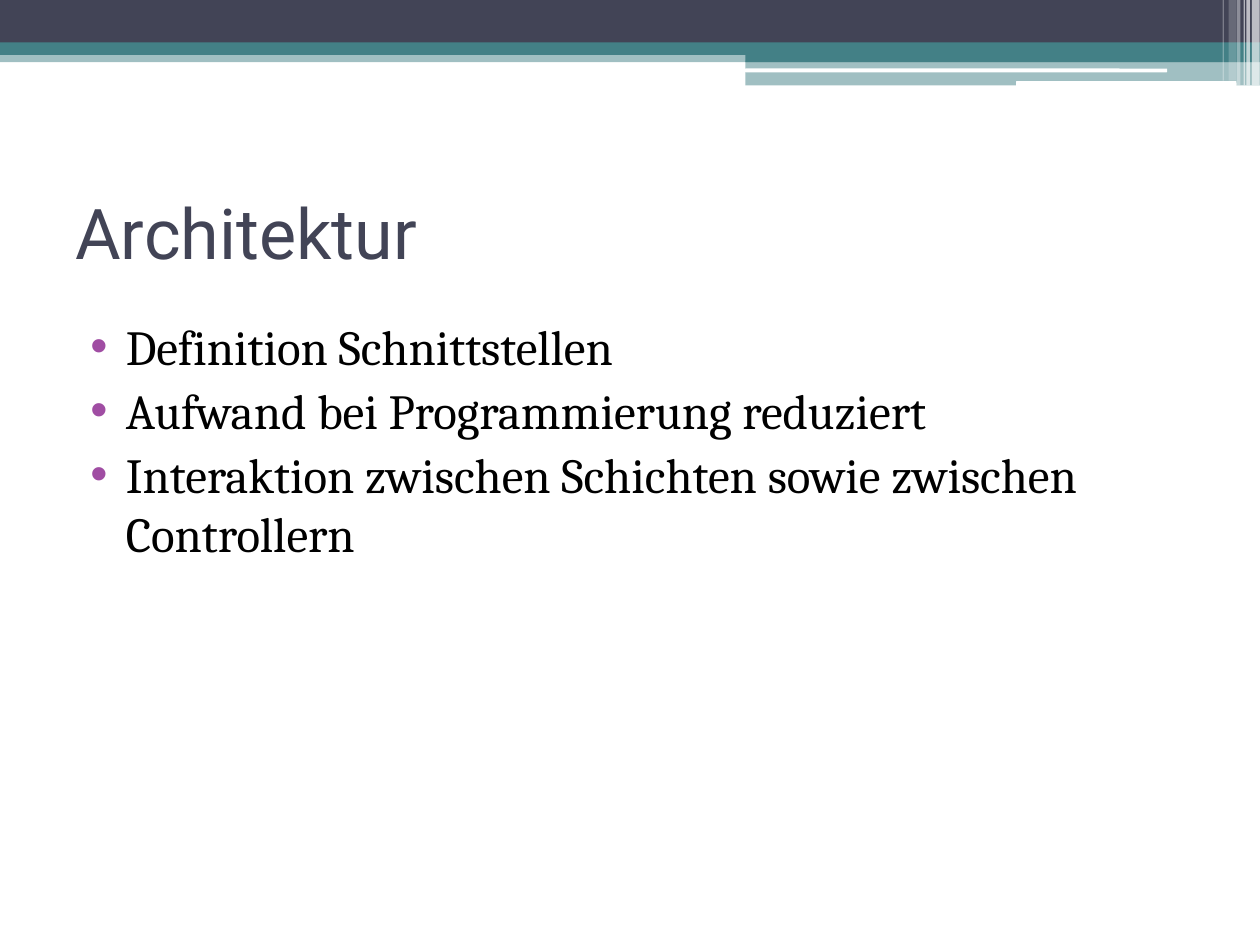
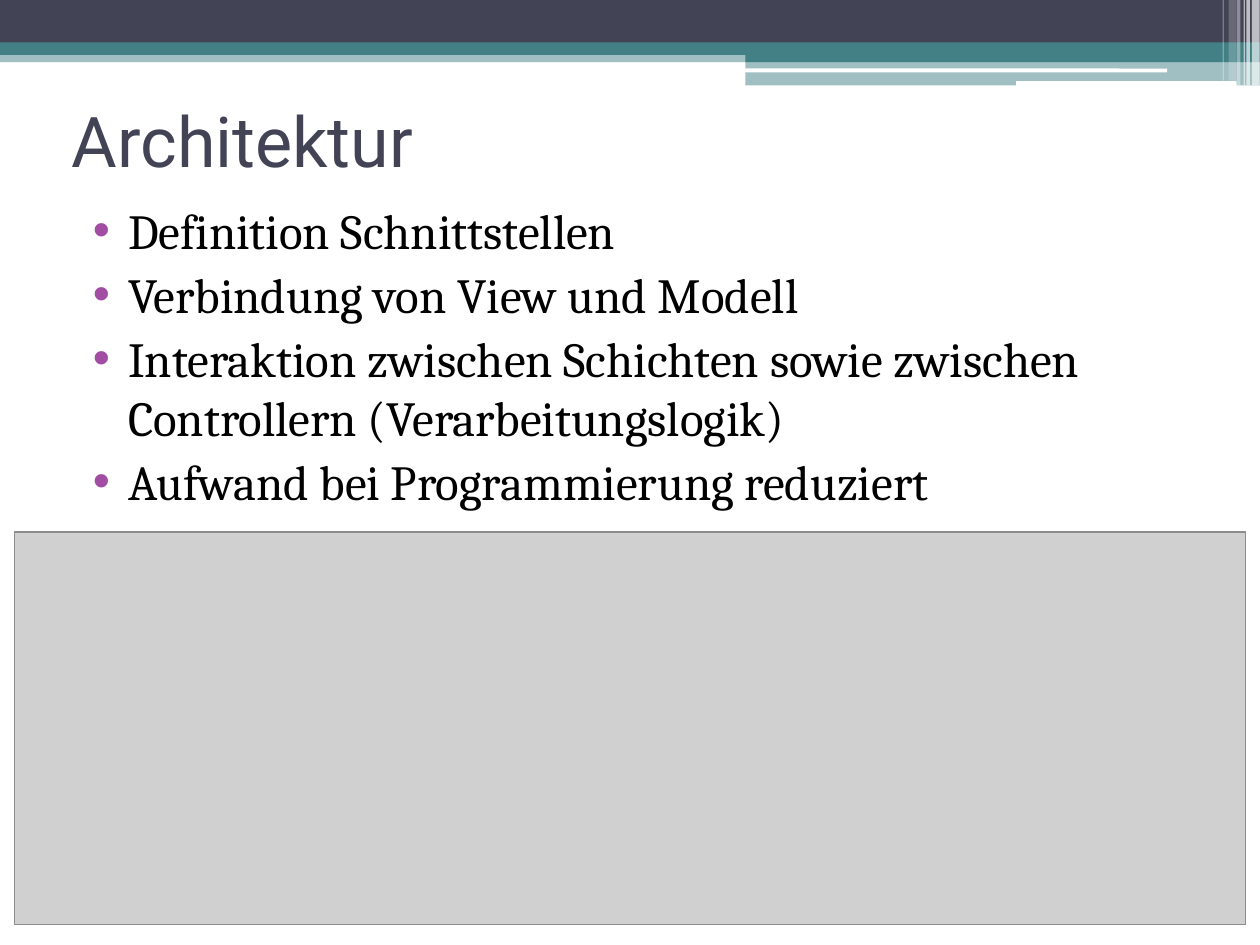
Before and after one commit to DanJoeHa/Fallstudie, a slide deck: slide 11 of Projektmanagement/Abschlusspräsentation.pptx (slide 12 before the commit). Drawn at 1260x945 pixels with LibreOffice and Linux fonts; fonts in the diff are those of the drawing; grey boxes stand for pictures. Boxes give left, top, right and bottom in pixels: in the first picture for what was removed or moved away, otherwise in the second. Text is boxed around its words. In the diff, an @@ line names an element or a change of style, - is before the commit and + after.

Commit message:
Architektur Modell Fehler Korrektur Präsentation Folien

```diff
--- a/Projektmanagement/Abschlusspräsentation.pptx
+++ b/Projektmanagement/Abschlusspräsentation.pptx
@@ title "Architektur": place and size @@
-title "Architektur" at <box>75,206,416,260</box>
+title "Architektur" at <box>72,114,413,168</box>
@@ text "Definition Schnittstellen": place and size @@
-text "Definition Schnittstellen" at <box>126,330,1077,553</box>
+text "Definition Schnittstellen" at <box>128,214,1080,511</box>
@@ text at <box>128,279,1080,447</box>: paragraphs added @@
+• Verbindung von View und Modell
+• Interaktion zwischen Schichten sowie zwischen Controllern (Verarbeitungslogik)
@@ text at <box>126,459,1077,553</box>: paragraph removed @@
-• Interaktion zwischen Schichten sowie zwischen Controllern
@@ picture added at <box>15,532,1245,925</box> @@
```
Also in this commit, not shown: 2 other slides changed, 1 slide added, 1 slide removed, 2 other files.
